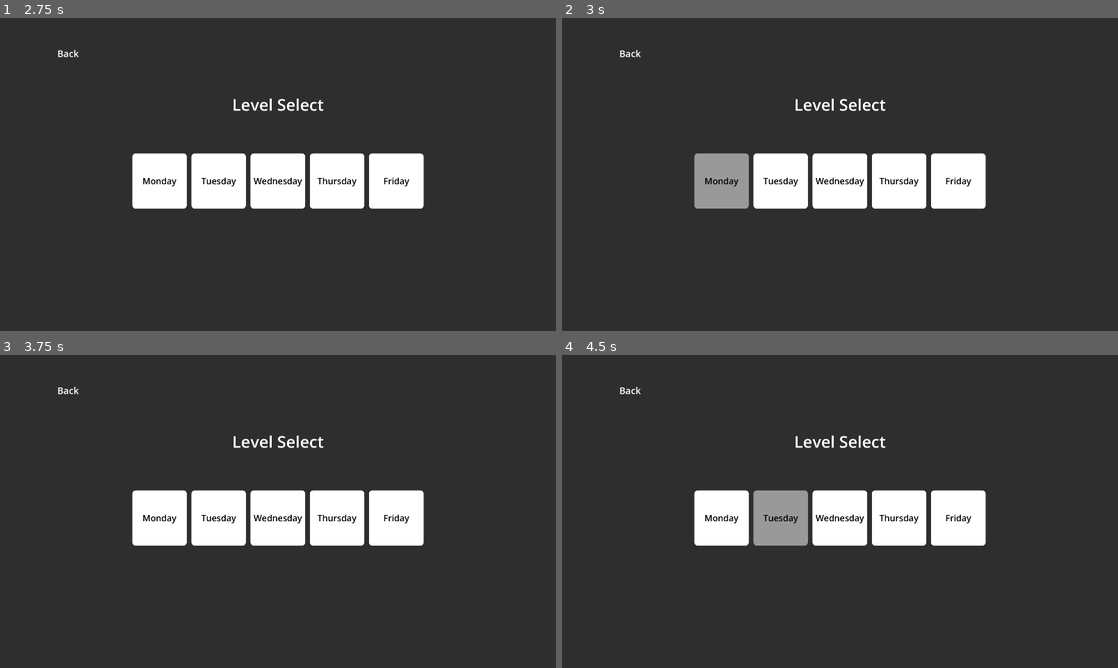
Above: before the commit, frames 1-4 (two rows, left to right).
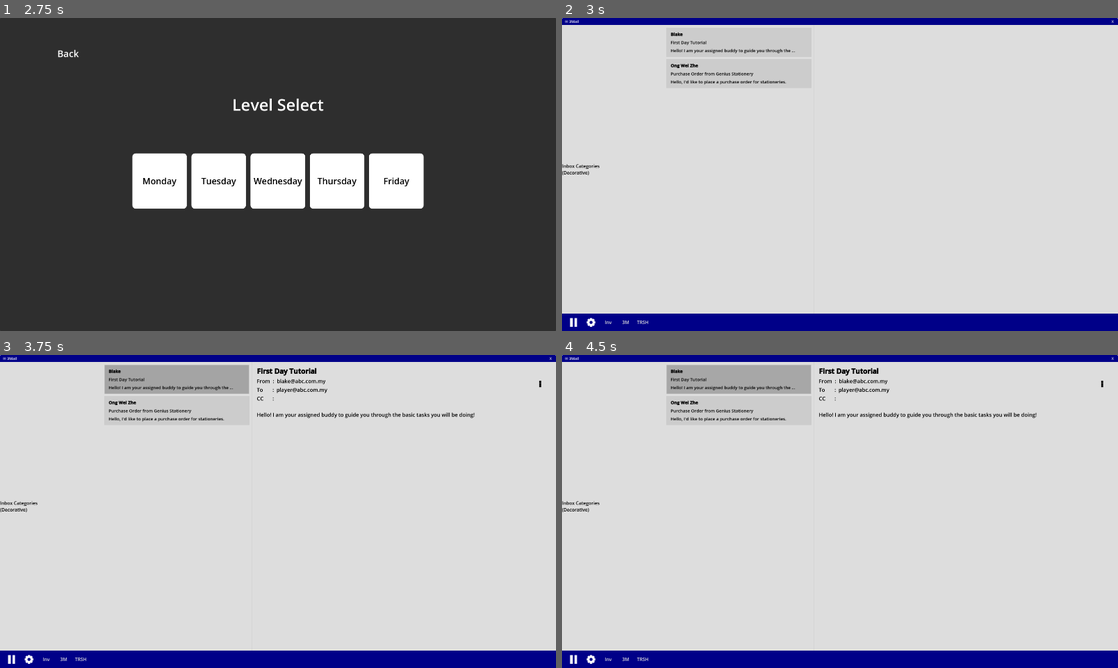
Above: after the commit, the same moments.

Repository: Wong-Kai-Lun/gamified-cybersecurity-awareness-training
Game: Godot game, scene res://game/main_menu/main_menu.tscn
Two runs of this game, one before a commit and one after it. Both use one fixed random seed, a clock stepped at 60 frames per second and the inputs below.
Inputs (mouse positions are in pixels of both pictures, inside the frame that each line leads up to):
- Up to frame 1 (2.75 s): click "New Game" at 0.5 s; click "Back" at 1.25 s; click "New Game" at 2 s
- Up to frame 2 (3 s): click "Monday" at 2.75 s
- Up to frame 3 (3.75 s): click (177, 380) at 3.52 s
- Up to frame 4 (4.5 s): click (778, 517) at 4.25 s, where only the run before the commit has a clickable "Tuesday"

Frame 1 is identical in both runs. In frame 2, 100% of the frame differs, in the area x 0-100%, y 0-100%; in frame 3, 100%; in frame 4, 100%.

Commit message:
Restructure Images and Fonts
- Compiled Images and Fonts to /assets folder.

Diff:
--- a/godot/game/main_game/desktop.tscn
+++ b/godot/game/main_game/desktop.tscn
@@ -1,9 +1,9 @@
 [gd_scene load_steps=14 format=3 uid="uid://d0ag6c742vmi1"]
 
-[ext_resource type="Texture2D" uid="uid://cqw41ovssu3t3" path="res://img/desktop_bg.jpg" id="1_nvliw"]
+[ext_resource type="Texture2D" uid="uid://cqw41ovssu3t3" path="res://assets/desktop_bg.jpg" id="1_nvliw"]
 [ext_resource type="Script" path="res://game/main_game/desktop.gd" id="1_v1sjp"]
-[ext_resource type="Texture2D" uid="uid://btsol5dcm77b4" path="res://img/pause_icon.png" id="3_0oaxt"]
-[ext_resource type="Texture2D" uid="uid://bg5mv1f75hk1j" path="res://img/gear_icon.png" id="4_s03b3"]
+[ext_resource type="Texture2D" uid="uid://btsol5dcm77b4" path="res://assets/pause_icon.png" id="3_0oaxt"]
+[ext_resource type="Texture2D" uid="uid://bg5mv1f75hk1j" path="res://assets/gear_icon.png" id="4_s03b3"]
 
 [sub_resource type="StyleBoxTexture" id="StyleBoxTexture_oeun7"]
 texture = ExtResource("1_nvliw")
--- a/godot/game/main_menu/main_menu.tscn
+++ b/godot/game/main_menu/main_menu.tscn
@@ -1,7 +1,7 @@
 [gd_scene load_steps=8 format=3 uid="uid://dgvloukq3otmr"]
 
 [ext_resource type="Script" path="res://game/main_menu/main_menu.gd" id="1_ey7l3"]
-[ext_resource type="Texture2D" uid="uid://b0snwi6l7gbxo" path="res://img/sample.jpg" id="1_l2wqk"]
+[ext_resource type="Texture2D" uid="uid://b0snwi6l7gbxo" path="res://assets/sample.jpg" id="1_l2wqk"]
 
 [sub_resource type="StyleBoxTexture" id="StyleBoxTexture_pu08p"]
 texture = ExtResource("1_l2wqk")
Renamed: godot/fonts/DroidSans-Bold.ttf -> godot/assets/DroidSans-Bold.ttf
Not shown, changed: godot/assets/DroidSans-Bold.ttf.import
Not shown, changed: godot/assets/DroidSans.ttf.import
Renamed: godot/img/desktop_bg.jpg -> godot/assets/desktop_bg.jpg
Not shown, added: godot/assets/desktop_bg.jpg.import
Renamed: godot/img/file.png -> godot/assets/file.png
Not shown, changed: godot/assets/file.png.import
Renamed: godot/img/gear_icon.png -> godot/assets/gear_icon.png
Not shown, changed: godot/assets/gear_icon.png.import
Binary file added: godot/assets/pause_icon.png
Not shown, changed: godot/assets/pause_icon.png.import
Renamed: godot/img/pdf.png -> godot/assets/pdf.png
(and 4 more such lines)
